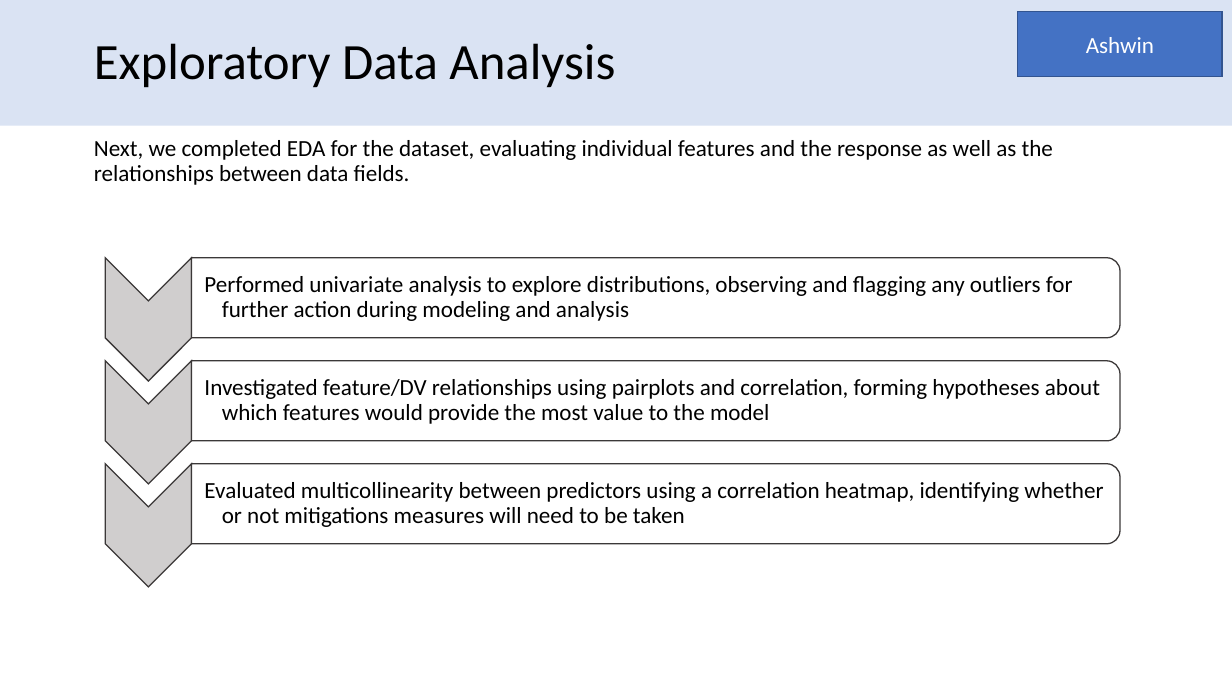
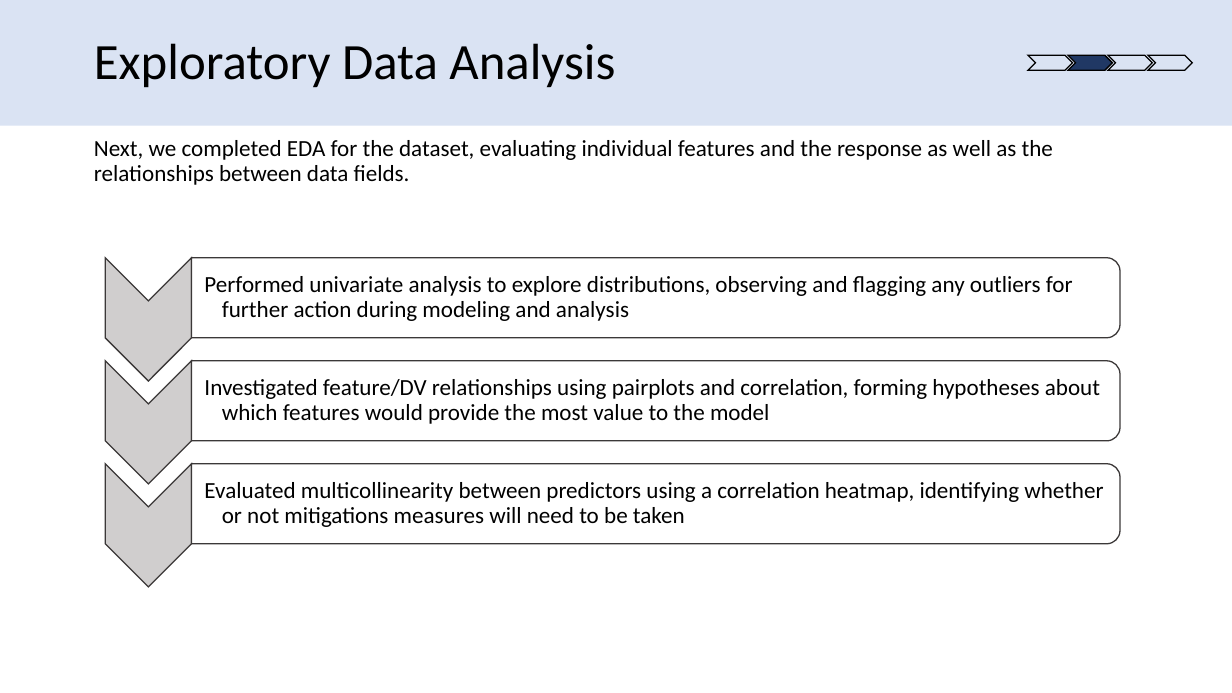
Before and after one commit to david-firrin/Real-Estate-Price-Prediction-With-Income-Tax-Data, a slide deck: slide 10 of Final Presentation Slides/team48finalpresentation.pptx. Drawn at 1232x693 pixels with LibreOffice and Linux fonts; fonts in the diff are those of the drawing. Boxes give left, top, right and bottom in pixels: in the first picture for what was removed or moved away, otherwise in the second. Text is boxed around its words. In the diff, an @@ line names an element or a change of style, - is before the commit and + after.

```diff
--- a/Final Presentation Slides/team48finalpresentation.pptx
+++ b/Final Presentation Slides/team48finalpresentation.pptx
@@ rectangle removed at (1019, 11, 1223, 76) @@
-Ashwin
@@ group added at (1029, 55, 1192, 70): 4 freeform shapes @@
```
Also in this commit, not shown: 13 other slides changed, 3 other files.
